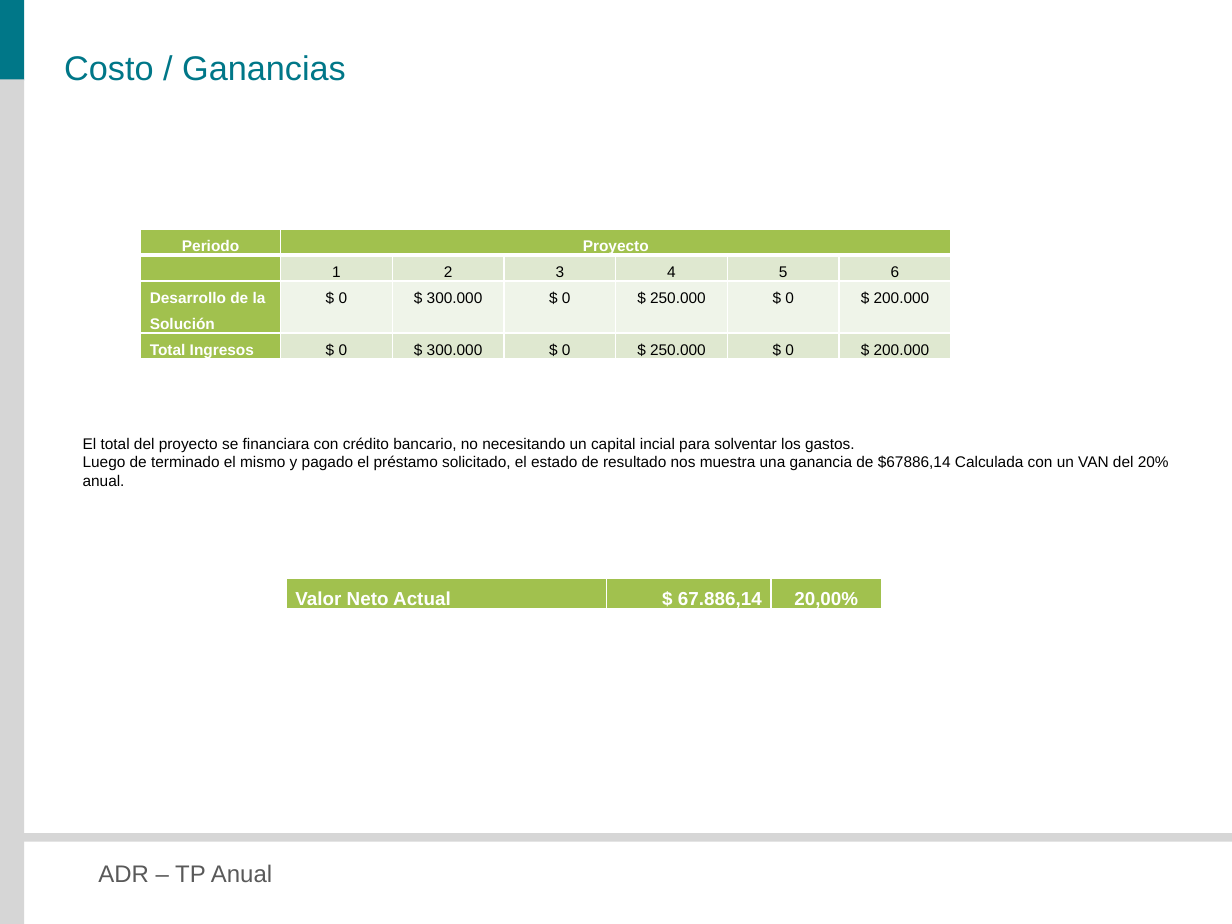
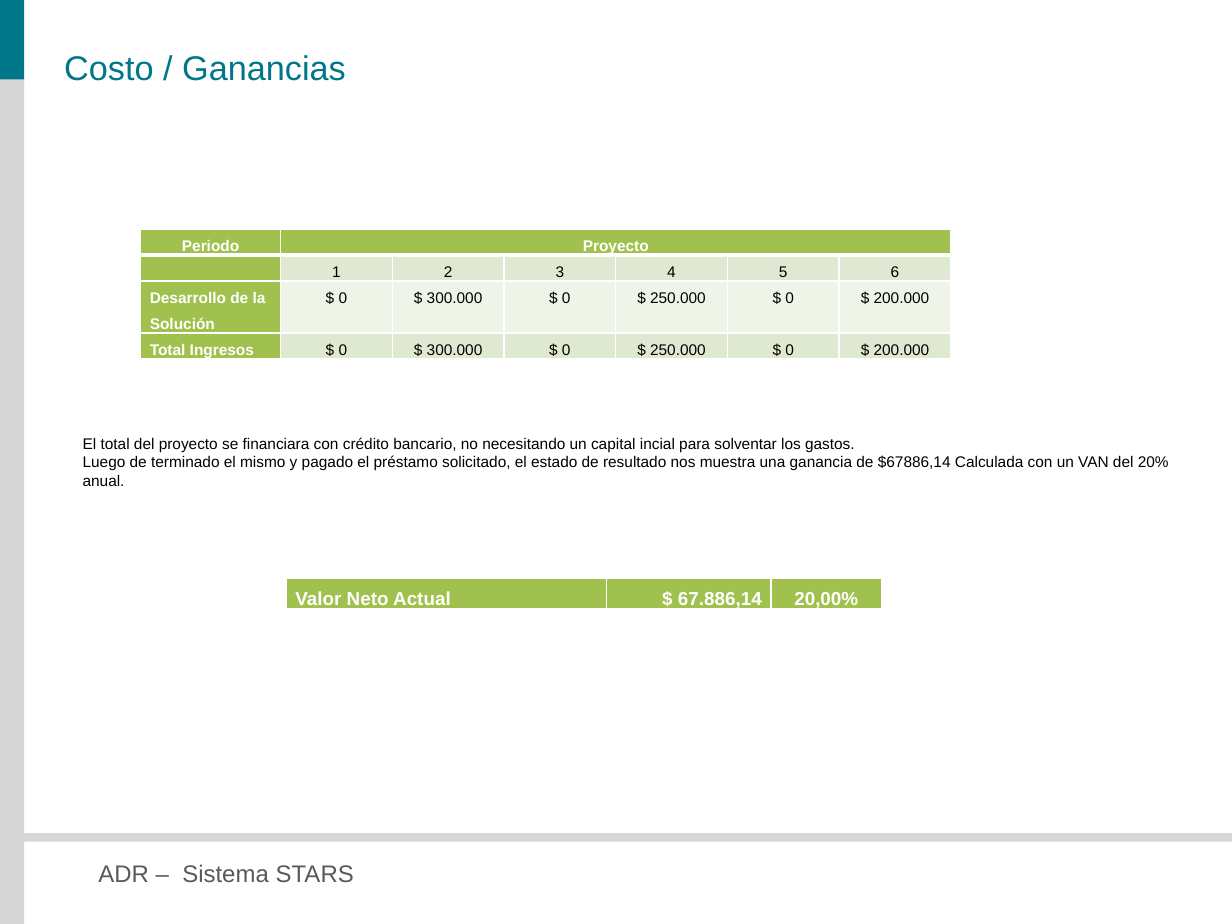
Before and after one commit to veritoreinoso/adr-2010, a slide deck: slide 33 of Presentacion.pptx. Drawn at 1232x924 pixels with LibreOffice and Linux fonts; fonts in the diff are those of the drawing. Boxes give left, top, right and bottom in pixels: in the first picture for what was removed or moved away, otherwise in the second. Text is boxed around its words. In the diff, an @@ line names an element or a change of style, - is before the commit and + after.

```diff
--- a/Presentacion.pptx
+++ b/Presentacion.pptx
@@ text at (98,864,354,882): text changed @@
-ADR – TP Anual
+ADR – Sistema STARS
```
Also in this commit, not shown: 31 other slides changed, 1 slide added, 1 slide removed.
